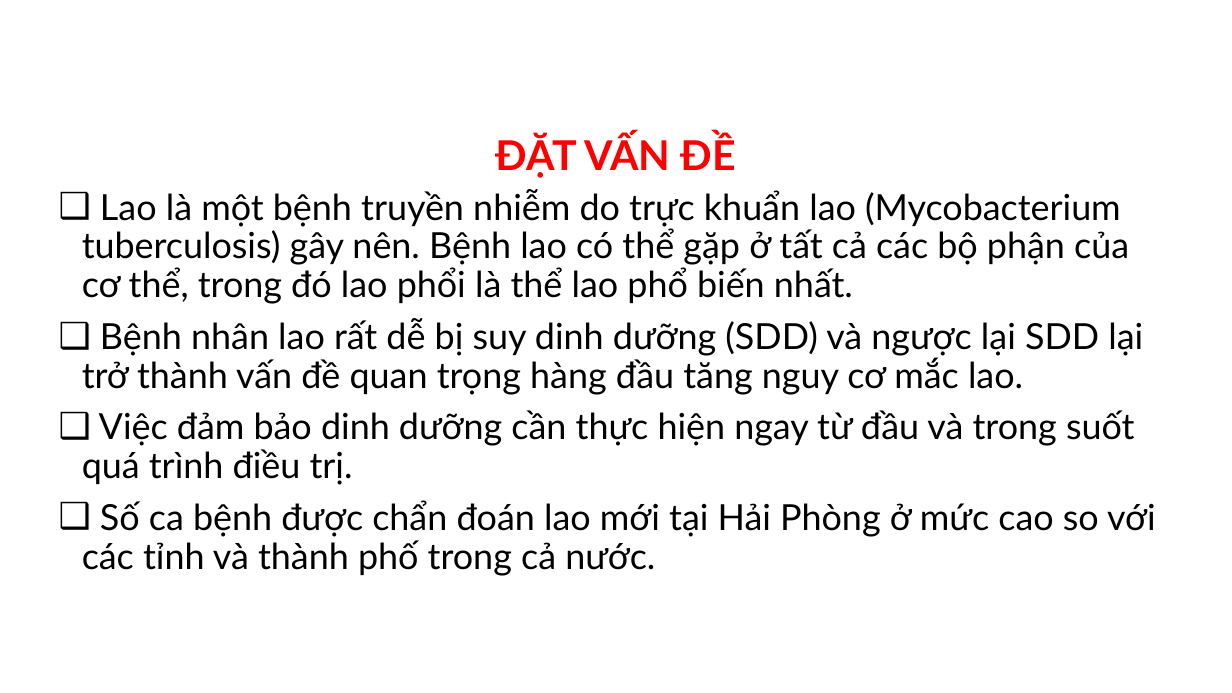
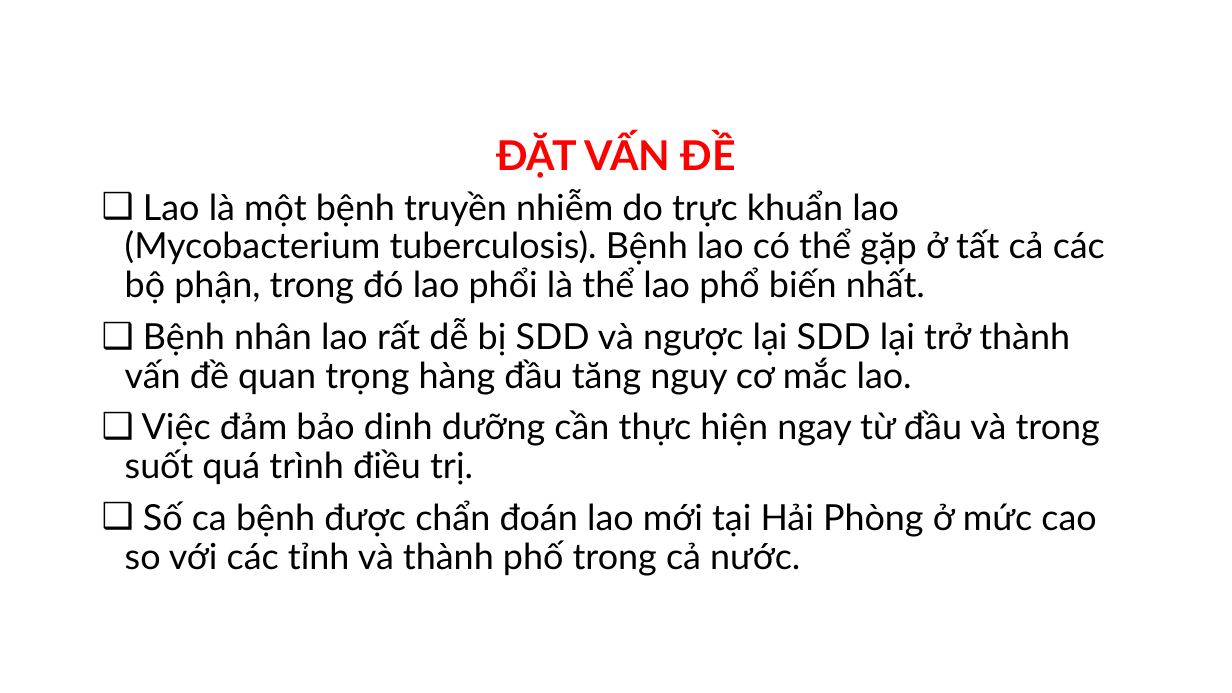
Before and after one commit to MedPocket/HPMUGraduation-thesis, a slide deck: slide 3 of Thuc-trang-va-mot-so-yeu-to-lien-quan-dinh-duong-BN-lao-phoi_Nhat-Nguyen.pptx. Drawn at 1232x693 pixels with LibreOffice and Linux fonts; fonts in the diff are those of the drawing; background and template pictures are left out. Boxes give left, top, right and bottom in pixels: in the first picture for what was removed or moved away, otherwise in the second. Text is boxed around its words. In the diff, an @@ line names an element or a change of style, - is before the commit and + after.

```diff
--- a/Thuc-trang-va-mot-so-yeu-to-lien-quan-dinh-duong-BN-lao-phoi_Nhat-Nguyen.pptx
+++ b/Thuc-trang-va-mot-so-yeu-to-lien-quan-dinh-duong-BN-lao-phoi_Nhat-Nguyen.pptx
@@ text "Lao là một bệnh truyền ...": place and size @@
-text "Lao là một bệnh truyền ..." at <box>82,189,1156,576</box>
+text "Lao là một bệnh truyền ..." at <box>125,189,1105,576</box>
@@ text at <box>125,189,1105,395</box>: text changed @@
-❑ Lao là một bệnh truyền nhiễm do trực khuẩn lao (Mycobacterium tuberculosis) gây nên. Bệnh lao có thể gặp ở tất cả các bộ phận của cơ thể, trong đó lao phổi là thể lao phổ biến nhất.
-❑ Bệnh nhân lao rất dễ bị suy dinh dưỡng (SDD) và ngược lại SDD lại trở thành vấn đề quan trọng hàng đầu tăng nguy cơ mắc lao.
+❑ Lao là một bệnh truyền nhiễm do trực khuẩn lao (Mycobacterium tuberculosis). Bệnh lao có thể gặp ở tất cả các bộ phận, trong đó lao phổi là thể lao phổ biến nhất.
+❑ Bệnh nhân lao rất dễ bị SDD và ngược lại SDD lại trở thành vấn đề quan trọng hàng đầu tăng nguy cơ mắc lao.
```
Also in this commit, not shown: 34 other slides changed, 8 slides added, 7 slides removed.
